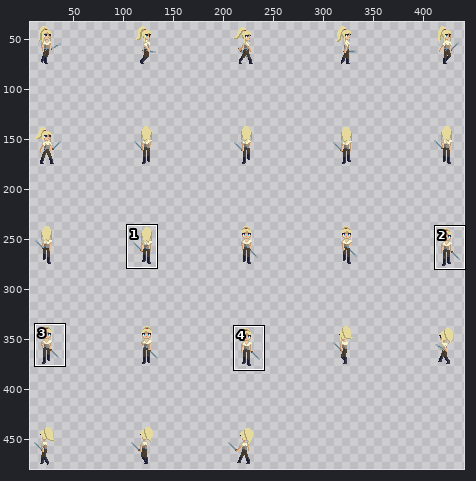
Two states of a sprite sheet, Assets/Sprites/Rue/Done anims/Sword/Rue_Walk_Sword_sprite-Sheet.png. Above: a wide view before the commit, with the close-up outlined.
Close-up. Before the commit:
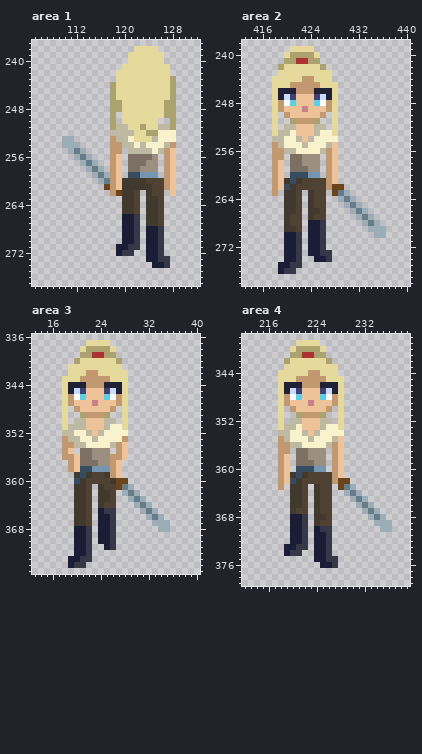
The file is 500x500 pixels. Shown: area 1: x 105..132, y 237..277; area 2: x 413..440, y 238..278; area 3: x 13..40, y 336..375; area 4: x 212..239, y 338..379. The wide view leaves out empty margins. The commit also changed other parts of the picture, which this record leaves out.
Now the later version:
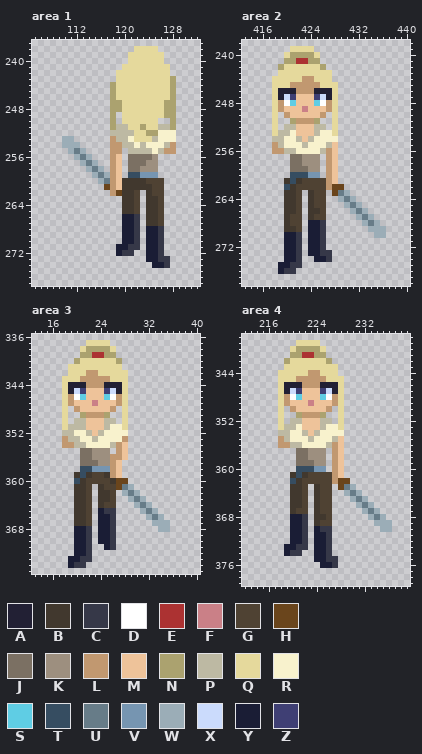
Palette (. is transparent): A #222034  B #41382e  C #363848  D #ffffff  E #ac3232  F #ca8087  G #4f4233  H #6a451c  J #7b7063  K #9d8f7f  L #c19870  M #eec39a  N #aba26f  P #bdb9a3  Q #e5d99c  R #f8f2cd  S #5fcde4  T #364d61  U #677c88  V #7695b1  W #9badb7  X #cbdbfc  Y #1a1d35  Z #3f3f74
The exact change:
Area 1:
y 255: x 128 M -> L
y 256..261: x 127..128 LM -> ..
y 262: x 128 M -> .
Area 2:
y 257: x 418..419 LL -> ..
y 258..262: x 418..419 LM -> ..
y 263: x 418 L -> .
Area 3:
y 355: x 18..19 LM -> ..
y 356: x 18..20 LLM -> ...
y 357..358: x 19..20 LM -> ..
Area 4:
y 357: x 218..219 LL -> ..
y 358..362: x 218..219 LM -> ..
y 363: x 218 L -> .
Changed places in both close-ups, as pixel boxes (x1, y1, x2, y2):
changed: (164, 148, 176, 196)
erased: (272, 154, 284, 196)
erased: (62, 448, 80, 472)
erased: (278, 448, 290, 490)
